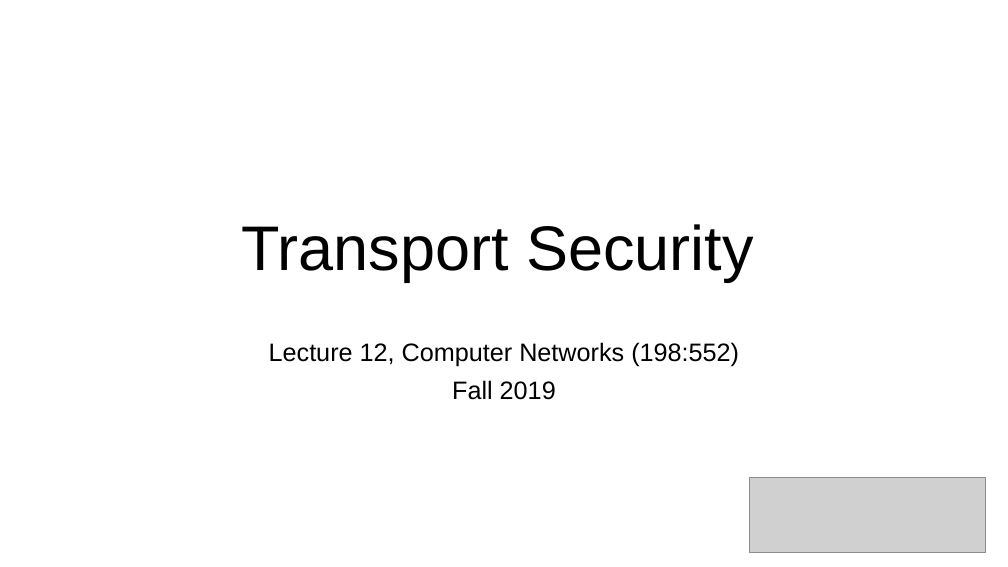
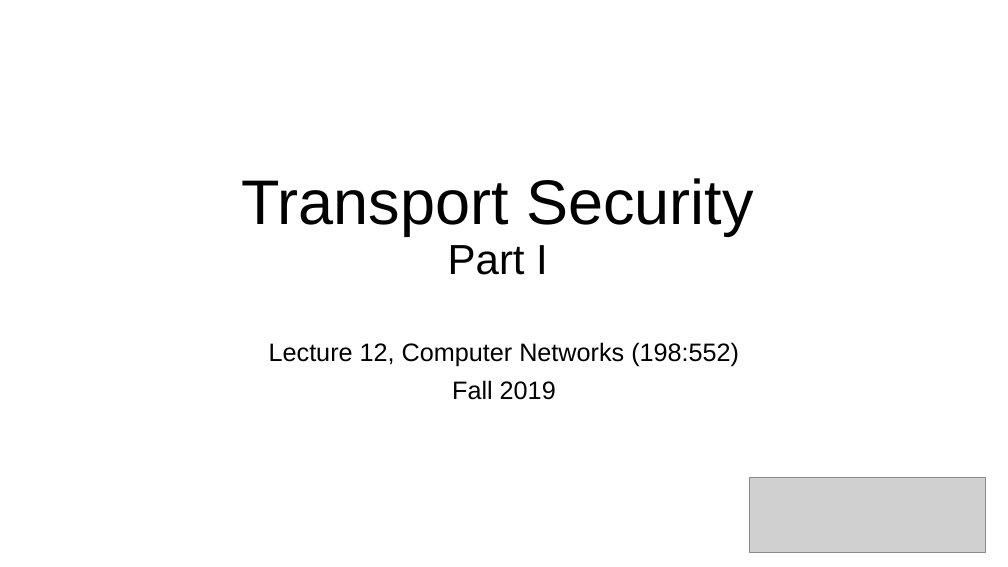
Before and after one commit to ngsrinivas/coursegen, a slide deck: slide 1 of ex/552-F19/lectures/12-transport-security.pptx. Drawn at 1008x567 pixels with LibreOffice and Linux fonts; fonts in the diff are those of the drawing; grey boxes stand for pictures. Boxes give left, top, right and bottom in pixels: in the first picture for what was removed or moved away, otherwise in the second. Text is boxed around its words. In the diff, an @@ line names an element or a change of style, - is before the commit and + after.

```diff
--- a/ex/552-F19/lectures/12-transport-security.pptx
+++ b/ex/552-F19/lectures/12-transport-security.pptx
@@ text at bbox=[448, 245, 548, 275]: paragraph added @@
+Part I
```
Also in this commit, not shown: 13 slides removed, 4 other files.
